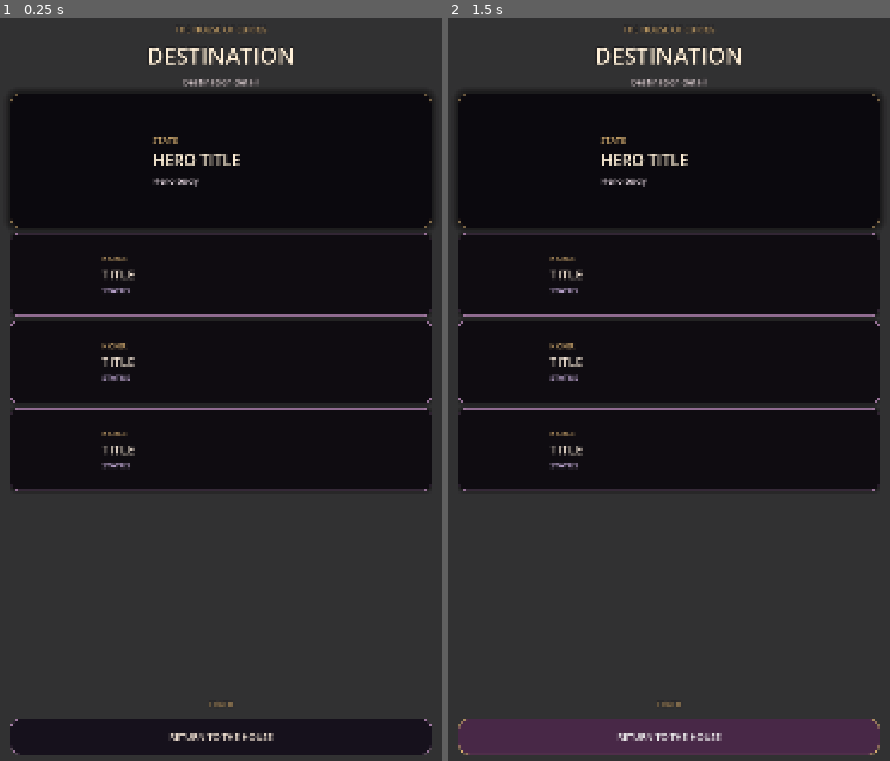
Above: before the commit, frames 1-2 (left to right).
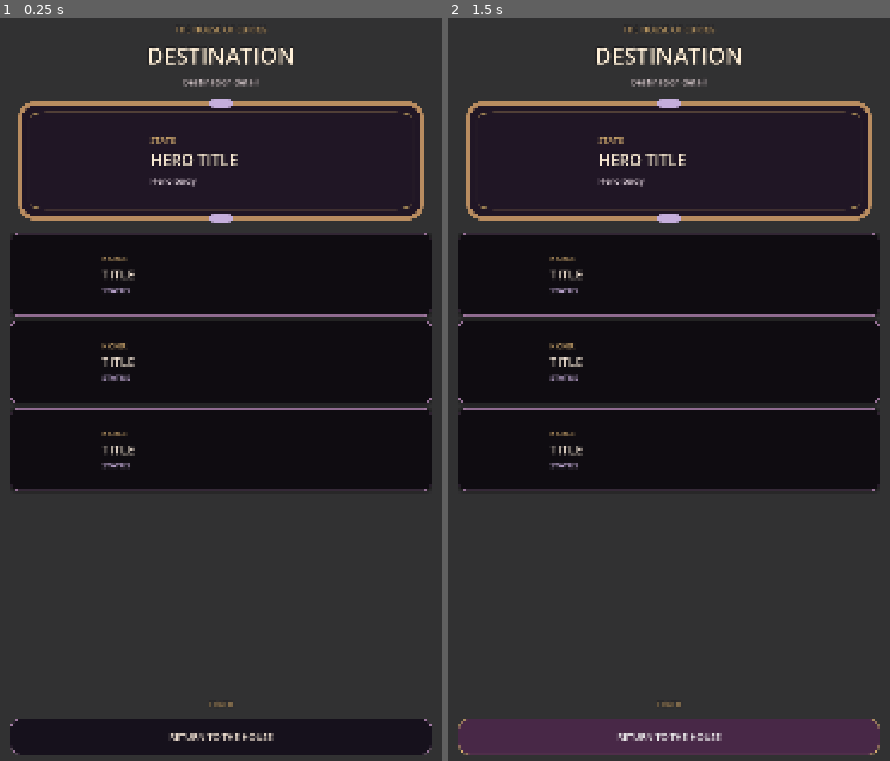
Above: after the commit, the same moments.

Repository: Jay-prodesign/akilta-match3
Game: Godot game, scene res://src/ui/meta/meta_destination_screen.tscn
The game is run twice, just before and just after one commit, with the same random seed, the same clock (stepped at 60 frames per second) and the same inputs. This scene is started directly instead of the project's main scene.
Inputs (mouse positions are in pixels of both pictures, inside the frame that each line leads up to):
- Up to frame 1 (0.25 s): no input
- Up to frame 2 (1.5 s): tap Enter at 0.5 s; move the mouse to (766, 367) at 0.52 s; click (766, 367) at 0.67 s; click "RETURN TO THE HOUSE" at 1.25 s

The runs differ from the first frame. In frame 1, 4.8% of the frame differs, in the area x 2-98%, y 10-29%; in frame 2, 4.8%.

Commit message:
Back secondary hero panels with production chrome

Diff:
--- a/assets/manifests/screen_asset_manifest.json
+++ b/assets/manifests/screen_asset_manifest.json
@@ -2337,6 +2337,83 @@
             "available",
             "disabled",
             "pressed"
+          ]
+        }
+      ]
+    },
+    {
+      "asset_id": "gbl_secondary_hero_frame",
+      "screen": [
+        "S09",
+        "S10",
+        "S11",
+        "S12"
+      ],
+      "block": "secondary_hero",
+      "slot": "hero_frame",
+      "state": [
+        "normal",
+        "sealed",
+        "offline"
+      ],
+      "type": "structural_ui",
+      "dimensions": "512x512_9slice_runtime_reuse",
+      "aspect_ratio": "scalable",
+      "transparent": true,
+      "variants": [
+        "meta_hero",
+        "weekly_altar"
+      ],
+      "reuse": "declared_reuse_of_gbl_primary_panel_frame",
+      "priority": "P1",
+      "production_status": "runtime_connected_authored_9slice_candidate",
+      "current_path": "assets/ui/chrome/gbl_ui_ritual_panel_9s_base_v01.svg",
+      "runtime_style_script": "src/ui/theme/production_chrome.gd",
+      "technical_policy": "runtime_decoded_svg_to_imagetexture_9slice__secondary_hero_only__render_verification_required",
+      "contract_owners": [
+        {
+          "screen": "S10",
+          "region": "events",
+          "block": "event_cards",
+          "slot": "hero_art",
+          "states": [
+            "live",
+            "coming_soon",
+            "locked",
+            "completed"
+          ]
+        },
+        {
+          "screen": "S11",
+          "region": "shop",
+          "block": "featured_offer",
+          "slot": "offer_art",
+          "states": [
+            "review_disabled",
+            "available",
+            "purchase_in_progress",
+            "purchase_success",
+            "purchase_failure"
+          ]
+        },
+        {
+          "screen": "S12",
+          "region": "profile",
+          "block": "keeper_summary",
+          "slot": "keeper_portrait",
+          "states": [
+            "profile_summary"
+          ]
+        },
+        {
+          "screen": "S09",
+          "region": "missions",
+          "block": "mission_list",
+          "slot": "reward",
+          "states": [
+            "locked",
+            "claimable",
+            "claimed"
           ]
         }
       ]
@@ -2432,6 +2509,7 @@
   },
   "asset_gap_pass": {
     "global_shell_chrome": "RUNTIME_AND_RENDER_VERIFIED",
-    "gameplay_chrome": "IN_PROGRESS_RENDER_REQUIRED"
+    "gameplay_chrome": "IN_PROGRESS_RENDER_REQUIRED",
+    "secondary_hero_chrome": "IN_PROGRESS_RENDER_REQUIRED"
   }
 }
--- a/src/ui/meta/meta_destination_screen.gd
+++ b/src/ui/meta/meta_destination_screen.gd
@@ -7,6 +7,7 @@
 
 const ScreenArt = preload("res://src/ui/shared/screen_art_registry.gd")
 const PieceAssetLoader = preload("res://src/match3/presentation/piece_asset_loader.gd")
+const ProductionChrome = preload("res://src/ui/theme/production_chrome.gd")
 
 var _feature_key: String = ""
 var _daily_level: int = 0
@@ -40,6 +41,7 @@
 @onready var back_button: Button = $FeatureLayout/BackToHouse
 
 func _ready() -> void:
+	ProductionChrome.apply_secondary($FeatureLayout/FeatureHero, "meta_hero")
 	weekly_action.pressed.connect(func(): weekly_requested.emit())
 	daily_action.pressed.connect(_on_daily_pressed)
 	profile_settings.pressed.connect(func(): settings_requested.emit())
@@ -187,6 +189,7 @@
 		"code_built_panels": false,
 		"north_star_title_hierarchy": title != null and title.get_theme_font_size("font_size") >= 52,
 		"north_star_hero_scale": ($FeatureLayout/FeatureHero as PanelContainer).custom_minimum_size.y >= 320.0 and ((shop_offer_art.custom_minimum_size.x if _feature_key == "shop" else hero_art.custom_minimum_size.x) >= 290.0),
+		"asset_backed_hero_chrome": ($FeatureLayout/FeatureHero as PanelContainer).get_theme_stylebox("panel") is StyleBoxTexture and String(($FeatureLayout/FeatureHero as PanelContainer).get_meta("production_chrome_kind", "")) == "secondary_meta_hero",
 		"hero_asset_path": _hero_asset_path,
 		"raster_feature_art": _hero_asset_path.to_lower().ends_with(".webp") or _hero_asset_path.to_lower().ends_with(".png"),
 		"rounded_primary_actions": weekly_action.get_theme_stylebox("normal") != null and profile_settings.get_theme_stylebox("normal") != null,
--- a/src/ui/missions/weekly_missions_screen.gd
+++ b/src/ui/missions/weekly_missions_screen.gd
@@ -5,6 +5,7 @@
 
 const ScreenArt = preload("res://src/ui/shared/screen_art_registry.gd")
 const PieceAssetLoader = preload("res://src/match3/presentation/piece_asset_loader.gd")
+const ProductionChrome = preload("res://src/ui/theme/production_chrome.gd")
 
 const WEEKLY_ART_PATH := "res://assets/curios/ch01_curio_moon_cameo_awakened_v01.webp"
 
@@ -19,6 +20,7 @@
 @onready var return_house: Button = $MissionLayout/ReturnToHouse
 
 func _ready() -> void:
+	ProductionChrome.apply_secondary(empty_state, "weekly_altar")
 	return_events.pressed.connect(func(): return_events_requested.emit())
 	return_house.pressed.connect(func(): return_house_requested.emit())
 
@@ -49,6 +51,7 @@
 		"code_built_panels": false,
 		"north_star_title_hierarchy": ($MissionLayout/MissionTitle as Label).get_theme_font_size("font_size") >= 52,
 		"north_star_altar_stack": ($MissionLayout/MissionEmptyState/EmptyContent as VBoxContainer) != null and reward_art.custom_minimum_size.y <= 260.0,
+		"asset_backed_altar_chrome": empty_state != null and empty_state.get_theme_stylebox("panel") is StyleBoxTexture and String(empty_state.get_meta("production_chrome_kind", "")) == "secondary_weekly_altar",
 		"primary_cta_rounding": return_events.get_theme_stylebox("normal") != null,
 
 	}
--- a/src/ui/theme/production_chrome.gd
+++ b/src/ui/theme/production_chrome.gd
@@ -8,6 +8,7 @@
 static var _top_shell: StyleBoxTexture
 static var _bottom_shell: StyleBoxTexture
 static var _gameplay_shell: StyleBoxTexture
+static var _secondary_panel: StyleBoxTexture
 
 static func _style(content_margin: float, texture_margin: float = 64.0) -> StyleBoxTexture:
 	var texture := PieceAssetLoader.ornament(PRIMARY_PANEL_PATH)
@@ -45,6 +46,22 @@
 	if _bottom_shell == null:
 		_bottom_shell = _style(8.0, 52.0)
 	return _bottom_shell
+
+static func secondary_panel() -> StyleBoxTexture:
+	if _secondary_panel == null:
+		_secondary_panel = _style(16.0, 56.0)
+	return _secondary_panel
+
+static func apply_secondary(panel: Control, role: String) -> bool:
+	if panel == null:
+		return false
+	var style := secondary_panel()
+	if style == null:
+		return false
+	panel.add_theme_stylebox_override("panel", style)
+	panel.set_meta("production_chrome_asset", PRIMARY_PANEL_PATH)
+	panel.set_meta("production_chrome_kind", "secondary_" + role)
+	return true
 
 static func gameplay_shell() -> StyleBoxTexture:
 	if _gameplay_shell == null:
@@ -93,4 +110,5 @@
 		"bottom_shell_asset_backed": bottom_shell() != null and bottom_shell().texture != null,
 		"global_shell_family_verified": top_shell() != null and top_shell().texture != null and bottom_shell() != null and bottom_shell().texture != null,
 		"gameplay_shell_asset_backed": gameplay_shell() != null and gameplay_shell().texture != null,
+		"secondary_panel_asset_backed": secondary_panel() != null and secondary_panel().texture != null,
 	}
--- a/tests/unit/test_meta_destination_screen.gd
+++ b/tests/unit/test_meta_destination_screen.gd
@@ -32,6 +32,7 @@
 		_expect(not bool(contract.get("code_built_panels", true)), "%s must not return to bootstrap-built panel UI" % feature)
 		_expect(bool(contract.get("north_star_title_hierarchy", false)), "%s must retain a strong North Star page title" % feature)
 		_expect(bool(contract.get("north_star_hero_scale", false)), "%s must retain a hero-scale authored feature card" % feature)
+		_expect(bool(contract.get("asset_backed_hero_chrome", false)), "%s hero card must use asset-backed production chrome" % feature)
 		_expect(bool(contract.get("raster_feature_art", false)), "%s hero art must use production raster assets" % feature)
 		_expect(bool(contract.get("card_copy_compact", false)), "%s cards must prioritize art/title/status instead of paragraph copy" % feature)
 		_expect(screen.get_node_or_null("FeatureLayout/FeatureHero/HeroRow/HeroArt") != null, "%s must keep a scene-owned hero art slot" % feature)
--- a/tests/unit/test_weekly_missions_screen.gd
+++ b/tests/unit/test_weekly_missions_screen.gd
@@ -21,6 +21,7 @@
 	_expect(not bool(contract.get("code_built_panels", true)), "Weekly Rituals must not return to bootstrap-built panels")
 	_expect(bool(contract.get("north_star_title_hierarchy", false)), "Weekly Rituals must retain a strong North Star page title")
 	_expect(bool(contract.get("north_star_altar_stack", false)), "Weekly Rituals empty state must use a compact vertical altar composition")
+	_expect(bool(contract.get("asset_backed_altar_chrome", false)), "Weekly Rituals altar must use asset-backed production chrome")
 
 	var timer := screen.get_node_or_null("MissionLayout/MissionTimer") as Label
 	var empty := screen.get_node_or_null("MissionLayout/MissionEmptyState") as PanelContainer
